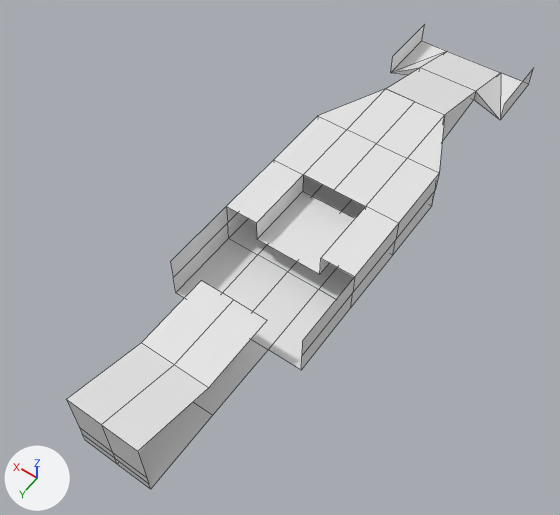
The Blender file 2o/Practicas/Blender/F1.blend: old version first, new version second.
Camera for both pictures: a camera (50 mm lens) standing at (-3.56, 6.23, 8.0) and looking at (0.03, 1.2, 0.09). Lighting does not change. The marker at lower left points along +X, +Y and +Z. Mesh edges are drawn as thin lines.

The older version as bpy lines, for what is in view:
```python
me_cube = bpy.data.meshes.new('Cube')
me_cube.from_pydata(...)  # 107 vertices, 74 faces, 42 loose edges; spans x -1.0..1.0, y -1.0..1.0, z -1.0..6.0
me_cube.materials.append(mat_material)  # white #e7e7e7
ob_cube = bpy.data.objects.new('Cube', me_cube)
ob_cube.location = (0.0, 0.0, 0.0)
ob_cube.scale = (1.0, 4.4, 0.334)
```
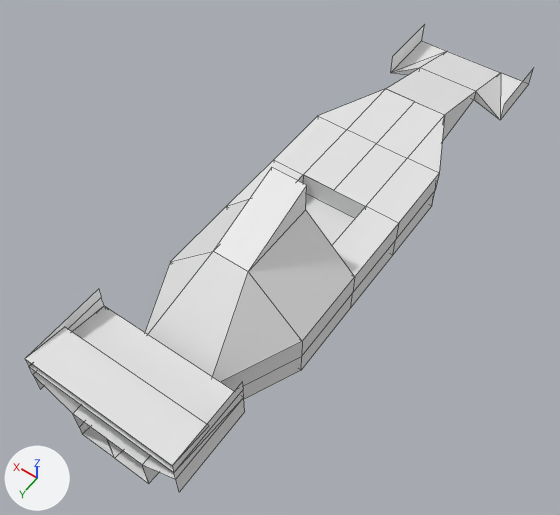
Where the change shows, as pixel boxes [x1, y1, x2, y2] in the pictures (560 x 515 px; the box of a moved part takes in the faces that stretch with it):
```json
{"object": "Cube", "change": "reshaped", "before": [66, 25, 534, 489], "after": [25, 25, 534, 492], "on screen": "9% wider"}
{"part": 1, "of": "me_cube", "change": "moved or reshaped", "before": [66, 207, 229, 489], "after": [25, 167, 366, 492]}
```

Edits to the scene script, one JSON object a line:
```json
{"block": "me_cube", "where": "# used by ob_cube; location = (0.0, 0.0, 0.0); scale = (1.0, 4.4, 0.334)"}
{"op": "remove", "block": "me_cube", "code": "me_cube.from_pydata(...)  # 107 vertices, 74 faces, 42 loose edges; spans x -1.0..1.0, y -1.0..1.0, z -1.0..6.0"}
{"op": "add", "block": "me_cube", "code": "me_cube.from_pydata(...)  # 124 vertices, 105 faces, 28 loose edges; spans x -1.0..1.0, y -1.0..1.0, z -1.0..4.5"}
{"block": "me_cube", "change": "me_cube part 1"}
{"block": "me_cube", "change": "11 vertices are removed from x -0.5..1.0, y 0.24..1.0, z -1.0..6.0"}
{"block": "me_cube", "change": "11 faces are deleted"}
{"block": "me_cube", "change": "24 loose edges are deleted"}
{"block": "me_cube", "change": "13 vertices are added at x -1.0..1.0, y 0.24..0.88, z 0.0..4.5"}
{"block": "me_cube", "change": "7 new vertices lie (0.0, 0.0, 1.0) away from vertices in x -1.0..1.0, y 0.5..1.0, z -1.0..0.0"}
{"block": "me_cube", "change": "8 new vertices lie (0.0, 0.25, 0.0) away from vertices in x -1.0..1.0, y 0.75, z 1.0..3.0"}
{"block": "me_cube", "change": "10 loose edges are added"}
{"block": "me_cube", "change": "42 new faces join them"}
```
